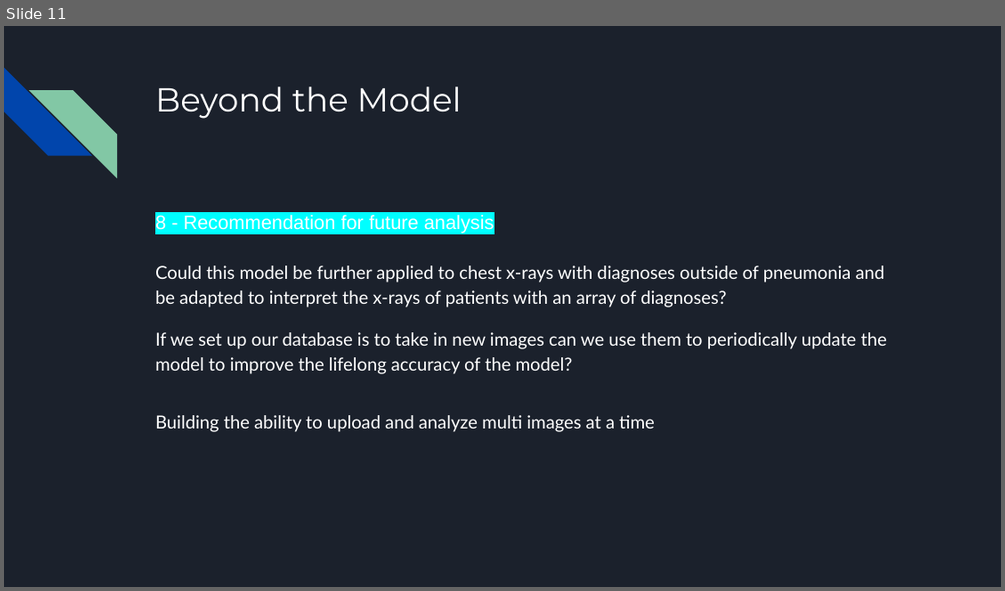
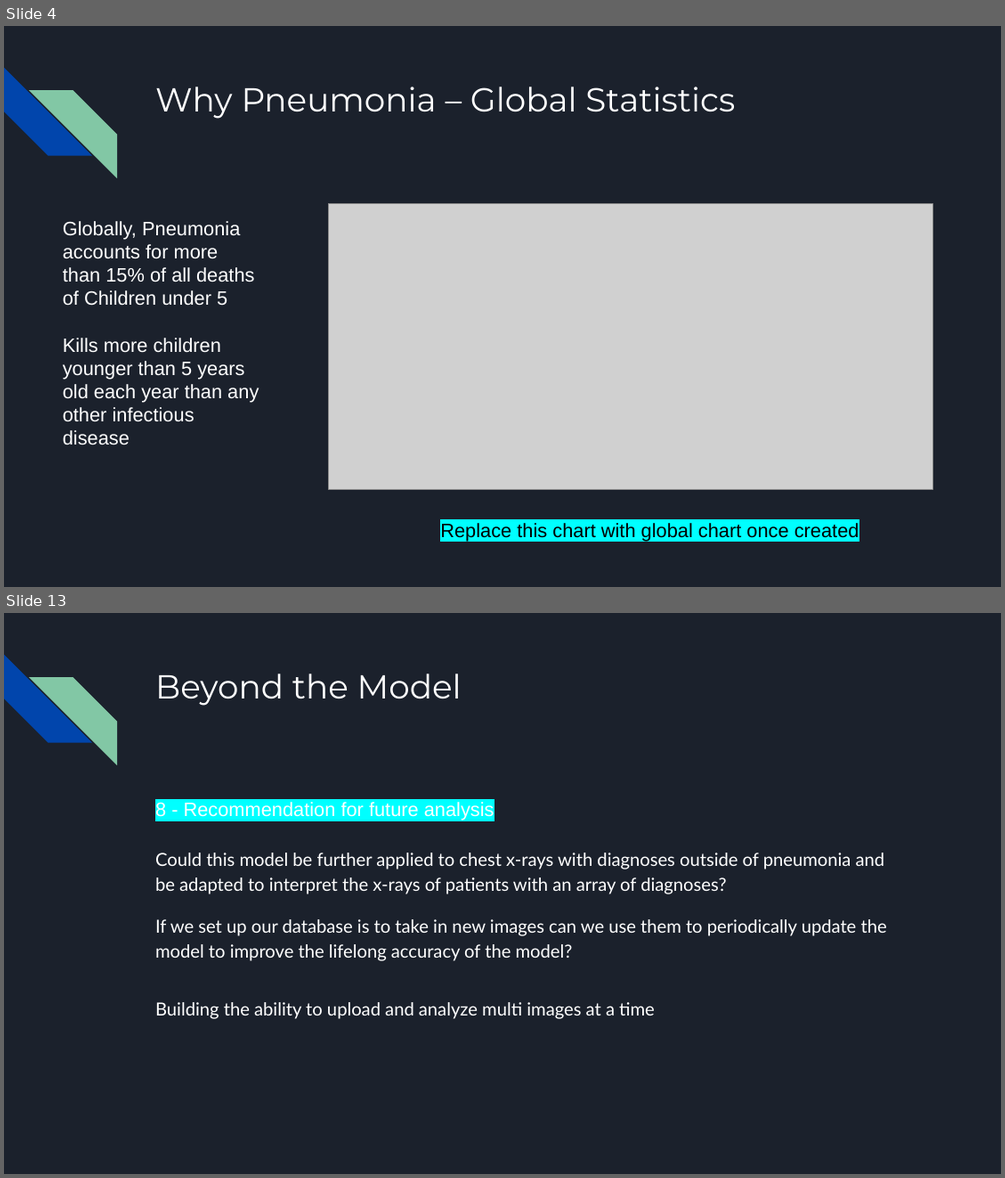
Before and after one commit to Ayesha-da/pneumonia_detection_analysis, a slide deck: Pneumonia Analysis Presentation.pptx. Shown one above the other, each under a label of ours: slide 11 before the commit, slides 4 and 13 after it; the slides between them are not shown. The pictures are 1005x591 and 1005x1178 pixels, drawn with LibreOffice and Linux fonts; fonts in the diff are those of the drawing; grey boxes stand for pictures. Boxes give left, top, right and bottom in pixels: in the first picture for what was removed or moved away, otherwise in the second. Text is boxed around its words. In the diff, an @@ line names an element or a change of style, - is before the commit and + after.

```diff
--- a/Pneumonia Analysis Presentation.pptx
+++ b/Pneumonia Analysis Presentation.pptx
@@ slide 4 added at <box>4,26,1001,587</box>, background #1B212C; not listed: 2 template elements that a slide beside it also shows @@
@@ title added at <box>155,87,735,119</box>, 24 pt, text #FFFFFF @@
+Why Pneumonia – Global Statistics
@@ picture added at <box>329,203,933,489</box> @@
@@ text added at <box>63,221,259,445</box>, 14 pt, text #FFFFFF @@
+Globally, Pneumonia accounts for more than 15% of all deaths of Children under 5
+Kills more children younger than 5 years old each year than any other infectious disease
@@ text added at <box>440,523,859,540</box>, 14 pt, text #000000 @@
+Replace this chart with global chart once created
@@ what was slide 11 is now slide 13 @@
```
Also in this commit, not shown: 7 slides changed, 4 other slides added, 3 slides removed.
